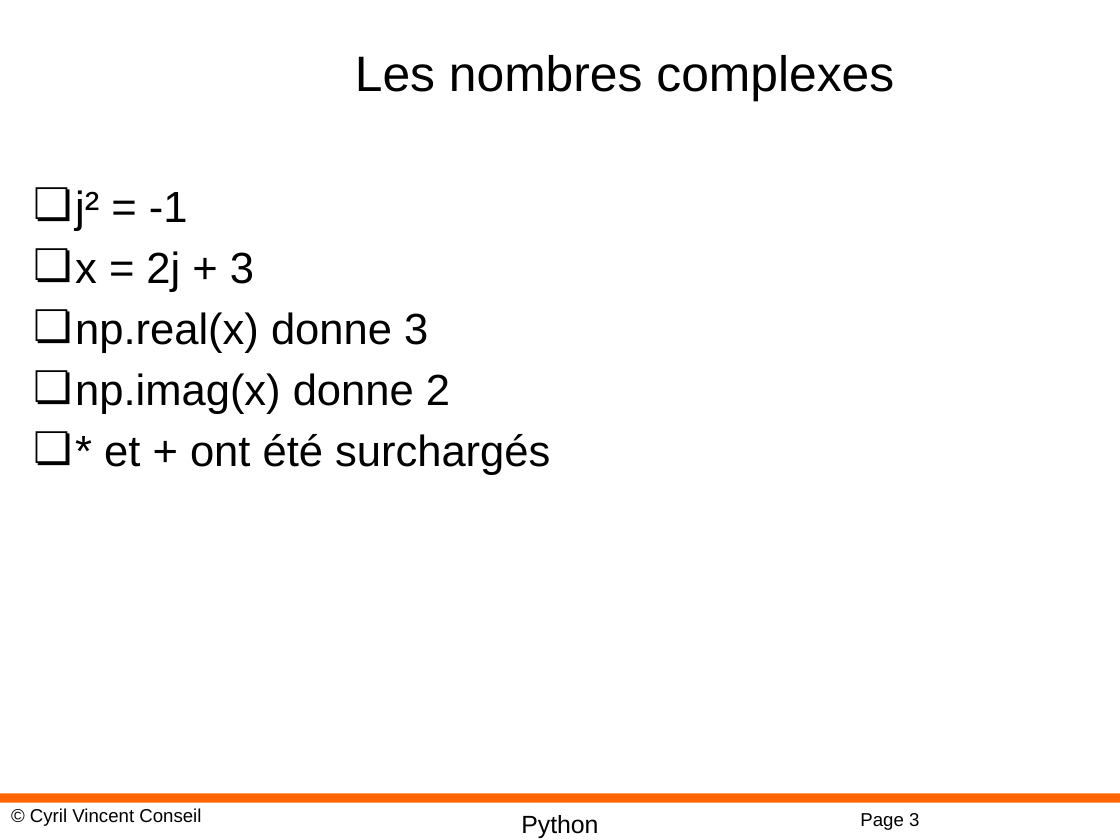
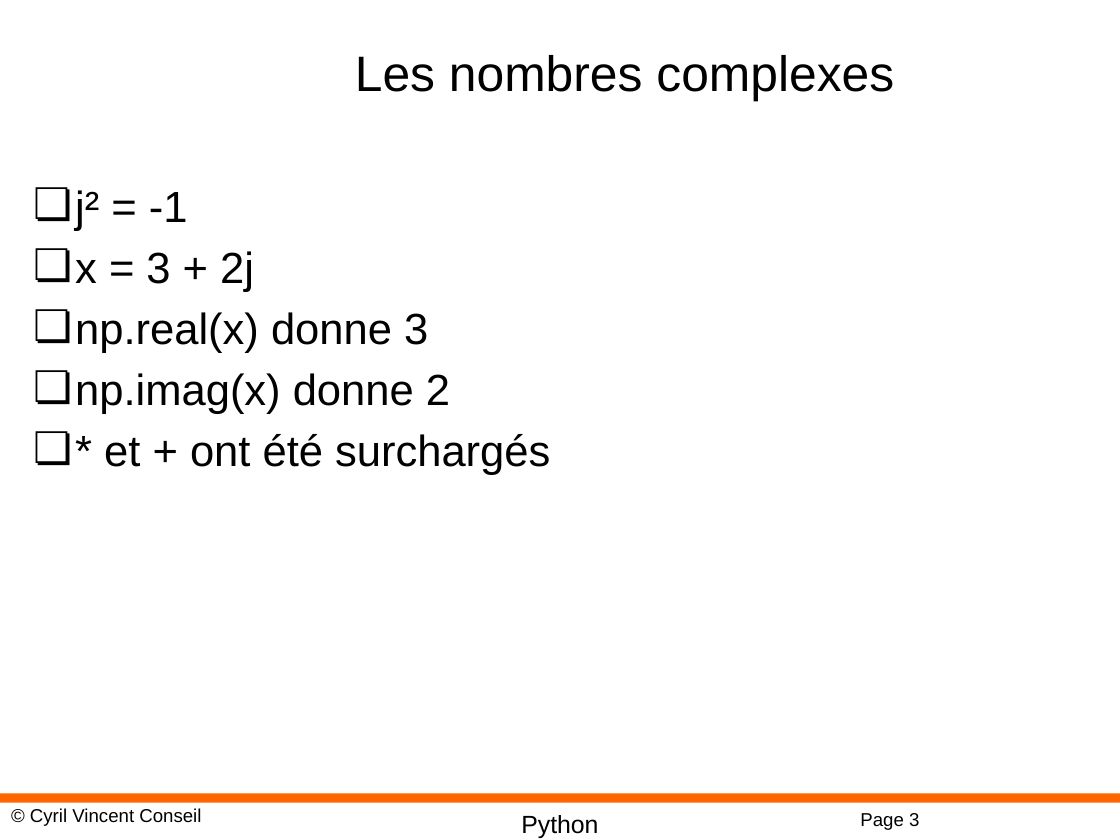
Before and after one commit to cyrilvincent/math, a slide deck: slide 3 of ppt/PythonMath08-FFT.pptx. Drawn at 1120x840 pixels with LibreOffice and Linux fonts; fonts in the diff are those of the drawing; background and template pictures are left out. Boxes give left, top, right and bottom in pixels: in the first picture for what was removed or moved away, otherwise in the second. Text is boxed around its words. In the diff, an @@ line names an element or a change of style, - is before the commit and + after.

```diff
--- a/ppt/PythonMath08-FFT.pptx
+++ b/ppt/PythonMath08-FFT.pptx
@@ text at bbox=[75, 251, 254, 292]: text changed @@
-❏ x = 2j + 3
+❏ x = 3 + 2j
```
Also in this commit, not shown: 1 other slide changed, 2 other files.
